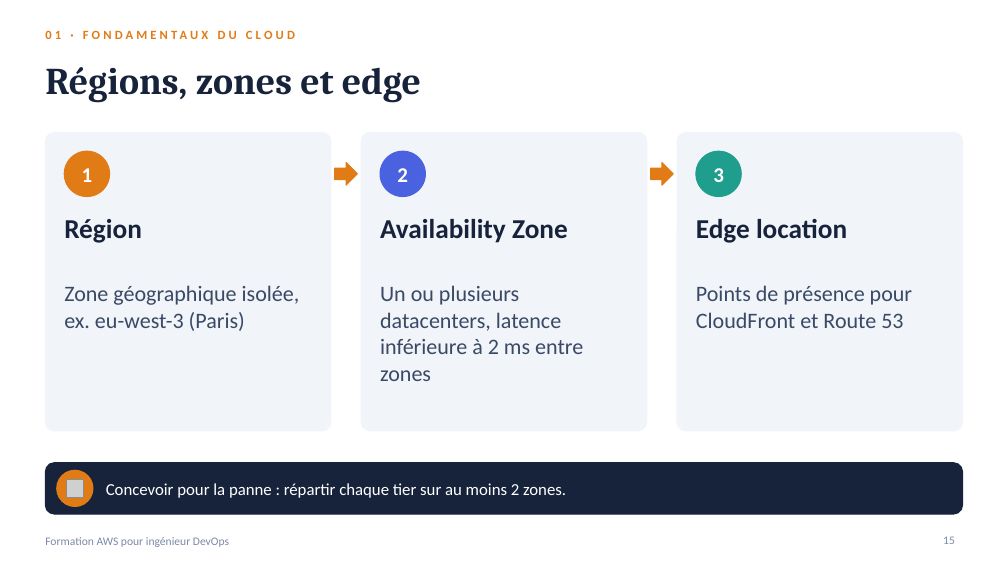
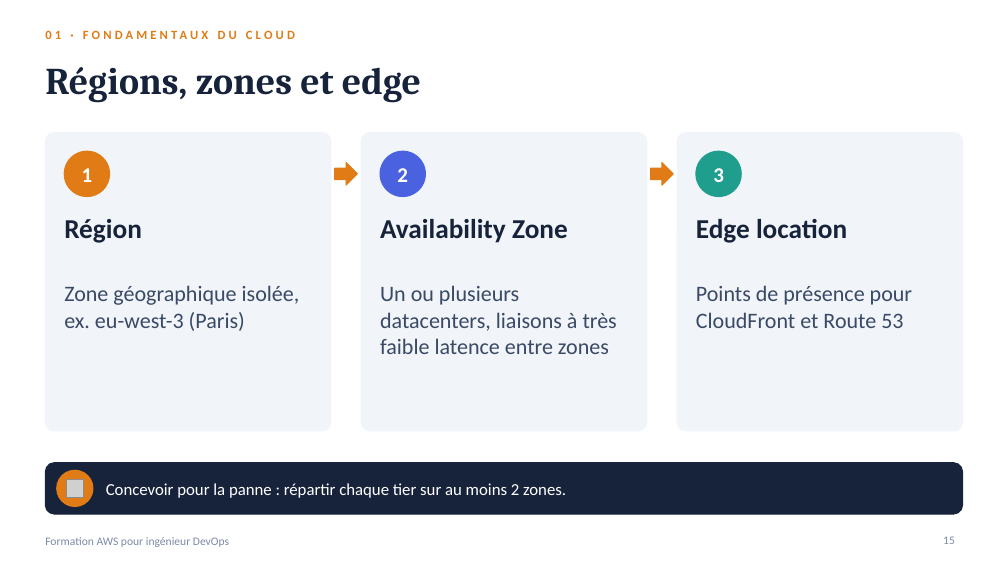
Before and after one commit to nzembouong18/AWS, a slide deck: slide 15 of presentation/formation-aws-devops.pptx. Drawn at 1008x567 pixels with LibreOffice and Linux fonts; fonts in the diff are those of the drawing; grey boxes stand for pictures. Boxes give left, top, right and bottom in pixels: in the first picture for what was removed or moved away, otherwise in the second. Text is boxed around its words. In the diff, an @@ line names an element or a change of style, - is before the commit and + after.

```diff
--- a/presentation/formation-aws-devops.pptx
+++ b/presentation/formation-aws-devops.pptx
@@ text at box(380, 285, 617, 354): text changed @@
-Un ou plusieurs datacenters, latence inférieure à 2 ms entre zones
+Un ou plusieurs datacenters, liaisons à très faible latence entre zones
```
Also in this commit, not shown: 3 other slides changed, 4 other files.
